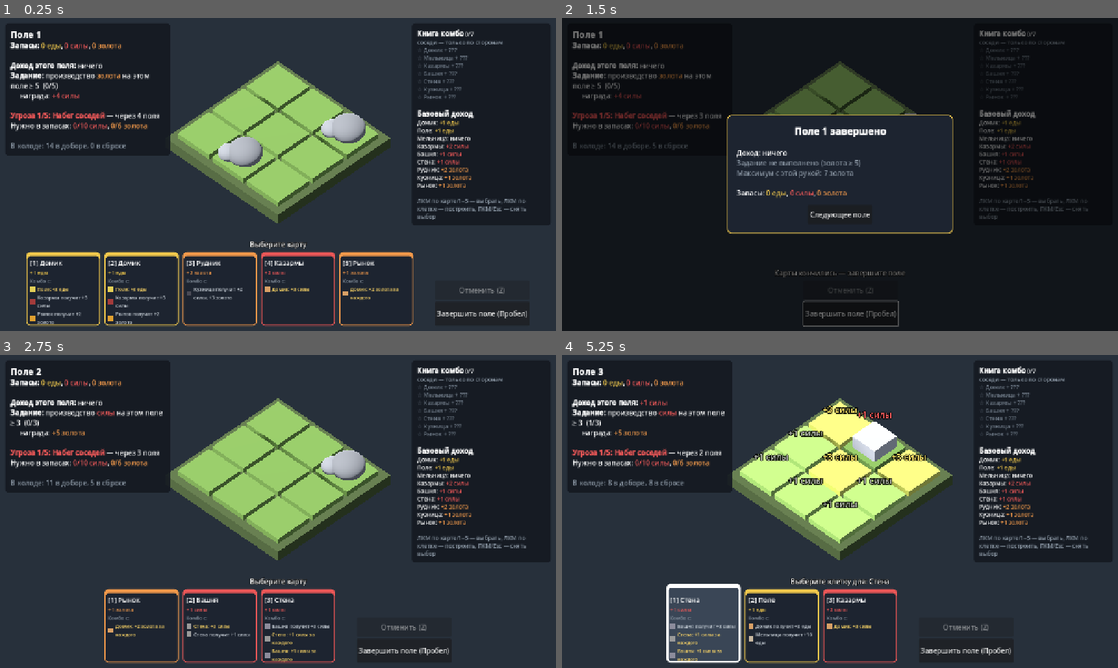
Above: before the commit, frames 1-4 (two rows, left to right).
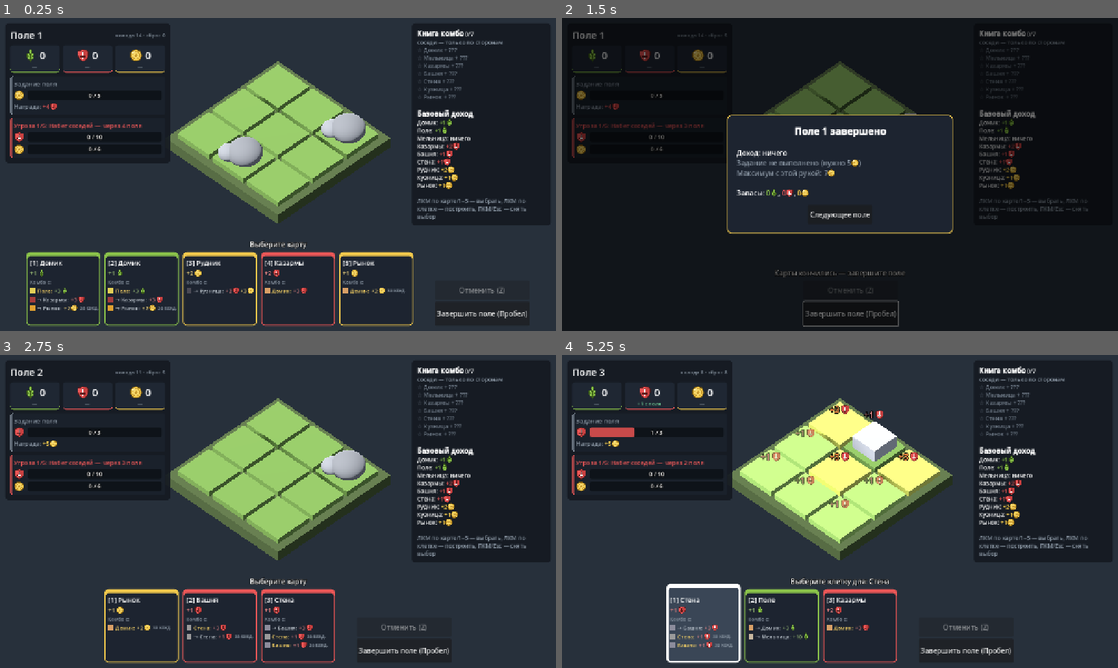
Above: after the commit, the same moments.

Repository: Klenart064/TinyBuilder
Game: Godot game, scene res://scenes/main.tscn
Two runs of this game, one before a commit and one after it. Both use one fixed random seed, a clock stepped at 60 frames per second and the inputs below.
Inputs (mouse positions are in pixels of both pictures, inside the frame that each line leads up to):
- Up to frame 1 (0.25 s): no input
- Up to frame 2 (1.5 s): click "Завершить поле (Пробел)" at 0.5 s; click "Завершить поле (Пробел)" at 1.25 s
- Up to frame 3 (2.75 s): click "Следующее поле" at 2 s
- Up to frame 4 (5.25 s): click "Завершить поле (Пробел)" at 2.75 s; click "Завершить поле (Пробел)" at 3.5 s; click "Следующее поле" at 4.25 s; click (701, 627) at 5.02 s

The runs differ from the first frame. In frame 1, 6.1% of the frame differs, in the area x 1-85%, y 4-99%; in frame 2, 2.8%; in frame 3, 4.6%; in frame 4, 6.0%.

Commit message:
Цветные иконки ресурсов и новое левое меню
- Иконки еды, силы и золота (SVG) вместо слов: карты, подсказки,
  книга комбо, итоги поля, доход над зданиями и вылетающие числа
- Левое меню: запасы крупными иконками с доходом поля,
  задание и угроза с полосками прогресса
- docs/ исключена из импорта Godot (.gdignore), чтобы не было лишних файлов

Co-Authored-By: Claude Opus 5.5 <noreply@anthropic.com>
Claude-Session: https://claude.ai/code/session_01GWFi4eaZ7XRnLVUahxvcUG

Diff:
--- /dev/null
+++ b/assets/icons/food.svg
@@ -0,0 +1,10 @@
+<svg xmlns="http://www.w3.org/2000/svg" width="64" height="64" viewBox="0 0 64 64">
+  <path d="M32 61 V16" stroke="#3d5f17" stroke-width="5" stroke-linecap="round"/>
+  <g fill="#8bc34a" stroke="#3d5f17" stroke-width="2.5">
+    <ellipse cx="24" cy="44" rx="6.5" ry="10" transform="rotate(-35 24 44)"/>
+    <ellipse cx="40" cy="44" rx="6.5" ry="10" transform="rotate(35 40 44)"/>
+    <ellipse cx="24" cy="31" rx="6.5" ry="10" transform="rotate(-35 24 31)"/>
+    <ellipse cx="40" cy="31" rx="6.5" ry="10" transform="rotate(35 40 31)"/>
+    <ellipse cx="32" cy="14" rx="6.5" ry="11"/>
+  </g>
+</svg>
--- /dev/null
+++ b/assets/icons/force.svg
@@ -0,0 +1,9 @@
+<svg xmlns="http://www.w3.org/2000/svg" width="64" height="64" viewBox="0 0 64 64">
+  <path d="M32 4 L57 12 V30 C57 46 46 55 32 61 C18 55 7 46 7 30 V12 Z" fill="#eb5757" stroke="#5a1a1a" stroke-width="4" stroke-linejoin="round"/>
+  <path d="M32 4 L57 12 V30 C57 46 46 55 32 61 Z" fill="#c94141"/>
+  <g fill="#f4f4f4" stroke="#5a1a1a" stroke-width="2">
+    <path d="M29 14 H35 V38 H29 Z"/>
+    <path d="M21 37 H43 V42 H21 Z"/>
+    <path d="M29.5 42 H34.5 V50 H29.5 Z"/>
+  </g>
+</svg>
--- /dev/null
+++ b/assets/icons/gold.svg
@@ -0,0 +1,6 @@
+<svg xmlns="http://www.w3.org/2000/svg" width="64" height="64" viewBox="0 0 64 64">
+  <circle cx="32" cy="32" r="27" fill="#f2c94c" stroke="#7a5a10" stroke-width="4"/>
+  <circle cx="32" cy="32" r="18" fill="#f7d96b" stroke="#c99a2e" stroke-width="3"/>
+  <path d="M32 21 L35 29 L43 29 L36.5 34 L39 42 L32 37 L25 42 L27.5 34 L21 29 L29 29 Z" fill="#c99a2e"/>
+  <path d="M15 22 A20 20 0 0 1 26 12" stroke="#fff6cc" stroke-width="3" fill="none" stroke-linecap="round"/>
+</svg>
--- a/data/cards.json
+++ b/data/cards.json
@@ -1,9 +1,9 @@
 {
   "_help": "Здания и стартовая колода. yield — базовый доход здания. shape: box, flat, house, tower, mill, rock. color — цвет кубика.",
   "resources": {
-    "food":  { "name": "Еда",    "short": "еды",    "color": "#f2c94c" },
-    "force": { "name": "Сила",   "short": "силы",   "color": "#eb5757" },
-    "gold":  { "name": "Золото", "short": "золота", "color": "#f2994a" }
+    "food":  { "name": "Еда",    "short": "еды",    "color": "#8bc34a", "icon": "res://assets/icons/food.svg" },
+    "force": { "name": "Сила",   "short": "силы",   "color": "#eb5757", "icon": "res://assets/icons/force.svg" },
+    "gold":  { "name": "Золото", "short": "золота", "color": "#f2c94c", "icon": "res://assets/icons/gold.svg" }
   },
   "buildings": {
     "house":    { "name": "Домик",    "resource": "food",  "yield": { "food": 1 },  "shape": "house", "color": "#d9a066", "height": 0.45 },
--- a/scripts/view/main.gd
+++ b/scripts/view/main.gd
@@ -39,7 +39,7 @@
 var hover_partners: Array = []
 
 # UI
-var info_text: RichTextLabel
+var info_box: VBoxContainer
 var rules_text: RichTextLabel
 var hint_text: RichTextLabel
 var hand_box: HBoxContainer
@@ -48,7 +48,7 @@
 var overlay: Control
 var overlay_text: RichTextLabel
 var overlay_buttons: HBoxContainer
-var toast: Label
+var toast: RichTextLabel
 
 
 func _ready() -> void:
@@ -116,17 +116,10 @@
 		tiles.append(tile)
 		tile_materials.append(mat)
 
-		var lbl := Label3D.new()
-		lbl.billboard = BaseMaterial3D.BILLBOARD_ENABLED
-		lbl.no_depth_test = true
-		lbl.render_priority = 5
-		lbl.font_size = 34
-		lbl.outline_size = 14
-		lbl.outline_modulate = Color(0, 0, 0, 0.85)
-		lbl.pixel_size = 0.006
-		lbl.position = cell_pos(i) + Vector3(0, 1.05, 0)
-		add_child(lbl)
-		yield_labels.append(lbl)
+		var holder := Node3D.new()
+		holder.position = cell_pos(i) + Vector3(0, 1.05, 0)
+		add_child(holder)
+		yield_labels.append(holder)
 
 		building_nodes.append(null)
 		building_ids.append("")
@@ -322,30 +315,80 @@
 func _update_yield_labels() -> void:
 	var prod: Dictionary = run.production()
 	for i in Board.CELL_COUNT:
-		var y: Dictionary = prod["cells"][i]["yield"]
-		var lines := []
-		var col := Color.WHITE
-		for res in data.resources:
-			var v := int(y.get(res, 0))
-			if v != 0:
-				if lines.is_empty():
-					col = Color(data.resources[res]["color"])
-				lines.append("+%d %s" % [v, data.resources[res]["short"]])
-		if preview_by_cell.has(i):
-			var d: Dictionary = preview_by_cell[i]["delta"]
-			lines = []
-			for res in data.resources:
-				var v := int(d.get(res, 0))
-				if v != 0:
-					lines.append("%s%d %s" % ["+" if v > 0 else "", v, data.resources[res]["short"]])
-			col = Color(1, 0.9, 0.4, 0.95) if preview_by_cell[i]["combo"] else Color(1, 1, 1, 0.6)
-		yield_labels[i].text = "\n".join(lines)
-		yield_labels[i].modulate = col
+		var holder: Node3D = yield_labels[i]
+		for c in holder.get_children():
+			c.queue_free()
+		var amounts: Dictionary = prod["cells"][i]["yield"]
+		var tint := Color.WHITE
 		var h := 1.05
 		if preview_by_cell.has(i):
+			amounts = preview_by_cell[i]["delta"]
+			tint = Color(1, 0.9, 0.45) if preview_by_cell[i]["combo"] else Color(1, 1, 1, 0.65)
 			h = 1.6 if i == hover_cell else 0.45
-		yield_labels[i].position = cell_pos(i) + Vector3(0, h, 0)
+		holder.position = cell_pos(i) + Vector3(0, h, 0)
+		holder.add_child(_make_badge(amounts, 34, tint, 5))
 	_update_combo_links(prod)
+
+
+## Значок «+3 [иконка]» над клеткой: строка на ресурс, всегда смотрит в камеру.
+func _make_badge(amounts: Dictionary, font_size: int, tint: Color, priority: int) -> Node3D:
+	var root := Node3D.new()
+	var lines := []
+	for res in data.resources:
+		var v := int(amounts.get(res, 0))
+		if v != 0:
+			lines.append([res, v])
+	var line_h := font_size * 1.15
+	var top := (lines.size() - 1) * line_h / 2.0
+	for k in lines.size():
+		var res: String = lines[k][0]
+		var v: int = lines[k][1]
+		var y := top - k * line_h
+		var lbl := Label3D.new()
+		lbl.billboard = BaseMaterial3D.BILLBOARD_ENABLED
+		lbl.no_depth_test = true
+		lbl.render_priority = priority
+		lbl.outline_render_priority = priority - 1
+		lbl.font_size = font_size
+		lbl.outline_size = int(font_size * 0.4)
+		lbl.outline_modulate = Color(0, 0, 0, 0.85 * tint.a)
+		lbl.pixel_size = 0.006
+		lbl.text = "%s%d" % ["+" if v > 0 else "", v]
+		lbl.horizontal_alignment = HORIZONTAL_ALIGNMENT_RIGHT
+		lbl.offset = Vector2(-font_size * 0.05, y)
+		lbl.modulate = Color(Color(data.resources[res]["color"]).lerp(Color.WHITE, 0.35) * tint, tint.a)
+		root.add_child(lbl)
+		var spr := Sprite3D.new()
+		spr.texture = _icon(res)
+		spr.billboard = BaseMaterial3D.BILLBOARD_ENABLED
+		spr.no_depth_test = true
+		spr.render_priority = priority
+		spr.pixel_size = 0.006 * font_size * 1.1 / 64.0
+		spr.centered = true
+		# offset у Sprite3D — в пикселях текстуры
+		var k_px := 64.0 / (font_size * 1.1)
+		spr.offset = Vector2(font_size * 0.6 * k_px, y * k_px)
+		spr.modulate = Color(1, 1, 1, tint.a)
+		root.add_child(spr)
+	return root
+
+
+func _set_badge_alpha(root: Node3D, a: float) -> void:
+	for c in root.get_children():
+		if c is Label3D:
+			c.modulate.a = a
+			c.outline_modulate.a = 0.85 * a
+		elif c is Sprite3D:
+			c.modulate.a = a
+
+
+var _icon_cache: Dictionary = {}
+
+func _icon(res: String) -> Texture2D:
+	if not _icon_cache.has(res):
+		var path: String = data.resources.get(res, {}).get("icon", "")
+		_icon_cache[res] = load(path) if path != "" else null
+	return _icon_cache[res]
 
 
 ## Постоянные золотые дорожки между зданиями, у которых сработало комбо.
@@ -421,38 +464,24 @@
 		var names := []
 		for rule in data.combos:
 			if data.combo_id(rule) in fresh:
-				names.append(rule.get("text", ""))
-		_show_toast("Новое комбо в книге!\n" + "\n".join(names))
+				names.append(_combo_bb(rule))
+		_show_toast("[center][b]Новое комбо в книге![/b]\n" + "\n".join(names) + "[/center]")
 
 
 func _float_number(cell: int, amounts: Dictionary, delay: float, big: bool) -> void:
-	var lbl := Label3D.new()
-	lbl.billboard = BaseMaterial3D.BILLBOARD_ENABLED
-	lbl.no_depth_test = true
-	lbl.render_priority = 10
-	lbl.font_size = 64 if big else 44
-	lbl.outline_size = 18
-	lbl.outline_modulate = Color(0, 0, 0, 0.9)
-	lbl.pixel_size = 0.006
-	var lines := []
-	var col := Color.WHITE
-	for res in amounts:
-		if lines.is_empty():
-			col = Color(data.resources[res]["color"])
-		lines.append("%s%d %s" % ["+" if amounts[res] > 0 else "", amounts[res], data.resources[res]["short"]])
-	lbl.text = "\n".join(lines)
-	lbl.modulate = Color(col, 0.0)
+	var badge := _make_badge(amounts, 60 if big else 44, Color.WHITE, 10)
 	var start := cell_pos(cell) + Vector3(0, 0.9, 0)
-	lbl.position = start
-	add_child(lbl)
+	badge.position = start
+	_set_badge_alpha(badge, 0.0)
+	add_child(badge)
 	var t := create_tween()
 	t.tween_interval(delay)
-	t.tween_property(lbl, "modulate:a", 1.0, 0.08)
-	t.parallel().tween_property(lbl, "scale", Vector3.ONE * (1.35 if big else 1.1), 0.12).from(Vector3.ONE * 0.5)
-	t.tween_property(lbl, "scale", Vector3.ONE, 0.15)
-	t.parallel().tween_property(lbl, "position", start + Vector3(0, 1.2, 0), 1.2).set_ease(Tween.EASE_OUT).set_trans(Tween.TRANS_CUBIC)
-	t.parallel().tween_property(lbl, "modulate:a", 0.0, 0.5).set_delay(0.8)
-	t.tween_callback(lbl.queue_free)
+	t.tween_method(func(a): _set_badge_alpha(badge, a), 0.0, 1.0, 0.08)
+	t.parallel().tween_property(badge, "scale", Vector3.ONE * (1.35 if big else 1.1), 0.12).from(Vector3.ONE * 0.5)
+	t.tween_property(badge, "scale", Vector3.ONE, 0.15)
+	t.parallel().tween_property(badge, "position", start + Vector3(0, 1.2, 0), 1.2).set_ease(Tween.EASE_OUT).set_trans(Tween.TRANS_CUBIC)
+	t.parallel().tween_method(func(a): _set_badge_alpha(badge, a), 1.0, 0.0, 0.5).set_delay(0.8)
+	t.tween_callback(badge.queue_free)
 
 
 func _flash_link(a: int, b: int) -> void:
@@ -501,7 +530,9 @@
 	# Левая панель: поле, задание, угроза, запасы
 	var left := _panel(root, 380)
 	left.position = Vector2(12, 12)
-	info_text = _rich(left)
+	info_box = VBoxContainer.new()
+	info_box.add_theme_constant_override("separation", 8)
+	left.add_child(info_box)
 
 	# Правая панель: правила комбо
 	var right := _panel(root, 320)
@@ -597,17 +628,127 @@
 	v.add_child(overlay_buttons)
 	overlay.visible = false
 
-	toast = Label.new()
-	toast.set_anchors_and_offsets_preset(Control.PRESET_CENTER_TOP, Control.PRESET_MODE_MINSIZE, 24)
+	toast = RichTextLabel.new()
+	toast.bbcode_enabled = true
+	toast.fit_content = true
+	toast.scroll_active = false
+	toast.custom_minimum_size = Vector2(520, 0)
+	toast.set_anchors_and_offsets_preset(Control.PRESET_CENTER_TOP, Control.PRESET_MODE_MINSIZE, 20)
 	toast.grow_horizontal = Control.GROW_DIRECTION_BOTH
-	toast.horizontal_alignment = HORIZONTAL_ALIGNMENT_CENTER
 	toast.mouse_filter = Control.MOUSE_FILTER_IGNORE
-	toast.add_theme_font_size_override("font_size", 20)
-	toast.add_theme_color_override("font_color", Color("#ffd866"))
+	toast.add_theme_font_size_override("normal_font_size", 20)
+	toast.add_theme_font_size_override("bold_font_size", 20)
+	toast.add_theme_color_override("default_color", Color("#ffd866"))
 	toast.add_theme_constant_override("outline_size", 8)
 	toast.add_theme_color_override("font_outline_color", Color.BLACK)
 	toast.visible = false
 	root.add_child(toast)
+
+
+func _label(text: String, size: int, color: Color) -> Label:
+	var l := Label.new()
+	l.text = text
+	l.add_theme_font_size_override("font_size", size)
+	l.add_theme_color_override("font_color", color)
+	return l
+
+
+func _rich_line(bb: String) -> RichTextLabel:
+	var r := RichTextLabel.new()
+	r.bbcode_enabled = true
+	r.fit_content = true
+	r.scroll_active = false
+	r.autowrap_mode = TextServer.AUTOWRAP_OFF
+	r.add_theme_font_size_override("normal_font_size", 14)
+	r.text = bb
+	return r
+
+
+func _box(bg: Color, border: Color, radius: int) -> StyleBoxFlat:
+	var sb := StyleBoxFlat.new()
+	sb.bg_color = bg
+	sb.border_color = border
+	sb.border_width_bottom = 3
+	sb.set_corner_radius_all(radius)
+	sb.set_content_margin_all(6)
+	return sb
+
+
+func _icon_rect(res: String, size: int) -> TextureRect:
+	var tr := TextureRect.new()
+	tr.texture = _icon(res)
+	tr.expand_mode = TextureRect.EXPAND_IGNORE_SIZE
+	tr.stretch_mode = TextureRect.STRETCH_KEEP_ASPECT_CENTERED
+	tr.custom_minimum_size = Vector2(size, size)
+	tr.size_flags_vertical = Control.SIZE_SHRINK_CENTER
+	tr.mouse_filter = Control.MOUSE_FILTER_IGNORE
+	return tr
+
+
+## Блок с заголовком. Возвращает VBox для содержимого (его родитель — сам блок).
+func _section(title: String, color: Color) -> VBoxContainer:
+	var p := PanelContainer.new()
+	var sb := StyleBoxFlat.new()
+	sb.bg_color = Color("#1a212b")
+	sb.border_color = color
+	sb.border_width_left = 3
+	sb.set_corner_radius_all(4)
+	sb.set_content_margin_all(8)
+	p.add_theme_stylebox_override("panel", sb)
+	var v := VBoxContainer.new()
+	v.add_theme_constant_override("separation", 4)
+	var l := _label(title, 14, color)
+	l.autowrap_mode = TextServer.AUTOWRAP_WORD_SMART
+	v.add_child(l)
+	p.add_child(v)
+	return v
+
+
+## [иконка] [полоска прогресса с «have / need»]
+func _progress_row(res: String, have: int, need: int, done: bool) -> HBoxContainer:
+	var row := HBoxContainer.new()
+	row.add_theme_constant_override("separation", 8)
+	row.add_child(_icon_rect(res, 24))
+	var bar := ProgressBar.new()
+	bar.show_percentage = false
+	bar.max_value = maxi(need, 1)
+	bar.value = mini(have, need)
+	bar.custom_minimum_size = Vector2(0, 22)
+	bar.size_flags_horizontal = Control.SIZE_EXPAND_FILL
+	bar.size_flags_vertical = Control.SIZE_SHRINK_CENTER
+	var bg := StyleBoxFlat.new()
+	bg.bg_color = Color("#0e1319")
+	bg.set_corner_radius_all(4)
+	var fill := StyleBoxFlat.new()
+	fill.bg_color = Color(_res_color(res)).darkened(0.15)
+	fill.set_corner_radius_all(4)
+	bar.add_theme_stylebox_override("background", bg)
+	bar.add_theme_stylebox_override("fill", fill)
+	var txt := _label("%d / %d%s" % [have, need, "  ✔" if done else ""], 13, Color.WHITE)
+	txt.set_anchors_and_offsets_preset(Control.PRESET_FULL_RECT)
+	txt.horizontal_alignment = HORIZONTAL_ALIGNMENT_CENTER
+	txt.vertical_alignment = VERTICAL_ALIGNMENT_CENTER
+	txt.add_theme_constant_override("outline_size", 5)
+	txt.add_theme_color_override("font_outline_color", Color.BLACK)
+	bar.add_child(txt)
+	row.add_child(bar)
+	return row
+
+
+## Строка «+3 [иконка] +2 [иконка]» для карточек.
+func _amount_row(amounts: Dictionary, size: int) -> HBoxContainer:
+	var row := HBoxContainer.new()
+	row.mouse_filter = Control.MOUSE_FILTER_IGNORE
+	row.add_theme_constant_override("separation", 2)
+	for res in data.resources:
+		var v := int(amounts.get(res, 0))
+		if v == 0:
+			continue
+		var l := _label("%s%d" % ["+" if v > 0 else "", v], size, Color(_res_color(res)).lerp(Color.WHITE, 0.3))
+		l.mouse_filter = Control.MOUSE_FILTER_IGNORE
+		row.add_child(l)
+		row.add_child(_icon_rect(res, size + 4))
+	return row
 
 
 func _panel(parent: Control, width: float) -> PanelContainer:
@@ -648,6 +789,26 @@
 
 
 ## Ресурсы цветным текстом: «[color]12 еды[/color], ...»
+## Иконка ресурса внутри RichTextLabel.
+func _img(res: String, size: int = 18) -> String:
+	return "[img=%dx%d]%s[/img]" % [size, size, data.resources.get(res, {}).get("icon", "")]
+
+
+## Комбо значками: «Домик + Поле → +3 [иконка]».
+func _combo_bb(rule: Dictionary) -> String:
+	var names := []
+	for n in data.neighbor_list(rule):
+		names.append(data.building_name(n))
+	var partner := "/".join(names)
+	var cnt := int(rule.get("min", 1))
+	if cnt > 1 and not rule.get("per", false):
+		partner = "%d× %s" % [cnt, partner]
+	var s := "%s + %s → %s" % [data.building_name(rule["building"]), partner, _fmt(rule.get("bonus", {}), true)]
+	if rule.get("per", false):
+		s += " за каждого"
+	return s
+
+
 func _fmt(amounts: Dictionary, plus: bool = false, show_zero: bool = false) -> String:
 	var parts := []
 	for res in data.resources:
@@ -656,7 +817,7 @@
 		var v := int(amounts.get(res, 0))
 		if v == 0 and not show_zero:
 			continue
-		parts.append("[color=%s]%s%d %s[/color]" % [_res_color(res), "+" if plus and v > 0 else "", v, data.resources[res]["short"]])
+		parts.append("[color=%s]%s%d[/color]%s" % [_res_color(res), "+" if plus and v > 0 else "", v, _img(res)])
 	return ", ".join(parts) if not parts.is_empty() else "ничего"
 
 
@@ -675,37 +836,70 @@
 
 
 func _refresh_info() -> void:
+	for c in info_box.get_children():
+		info_box.remove_child(c)
+		c.queue_free()
 	var total: Dictionary = run.production()["total"]
+
+	# Заголовок
+	var head := HBoxContainer.new()
+	head.add_child(_label("Поле %d" % run.field_number, 22, Color.WHITE))
+	var sp := Control.new()
+	sp.size_flags_horizontal = Control.SIZE_EXPAND_FILL
+	head.add_child(sp)
+	head.add_child(_label("колода %d · сброс %d" % [run.deck.draw_pile.size(), run.deck.discard_pile.size()], 12, Color("#8a96a3")))
+	info_box.add_child(head)
+
+	# Запасы: большая иконка, число, сколько даст это поле
+	var res_row := HBoxContainer.new()
+	res_row.add_theme_constant_override("separation", 8)
+	for res in data.resources:
+		var chip := PanelContainer.new()
+		chip.size_flags_horizontal = Control.SIZE_EXPAND_FILL
+		chip.add_theme_stylebox_override("panel", _box(Color("#1f2733"), Color(_res_color(res)), 6))
+		var v := VBoxContainer.new()
+		v.alignment = BoxContainer.ALIGNMENT_CENTER
+		v.add_theme_constant_override("separation", 0)
+		var row := HBoxContainer.new()
+		row.alignment = BoxContainer.ALIGNMENT_CENTER
+		row.add_theme_constant_override("separation", 6)
+		row.add_child(_icon_rect(res, 30))
+		row.add_child(_label(str(int(run.stock.get(res, 0))), 24, Color.WHITE))
+		v.add_child(row)
+		var inc := int(total.get(res, 0))
+		var inc_lbl := _label("+%d с поля" % inc if inc > 0 else "—", 12, Color("#6fcf97") if inc > 0 else Color("#5b6672"))
+		inc_lbl.horizontal_alignment = HORIZONTAL_ALIGNMENT_CENTER
+		v.add_child(inc_lbl)
+		chip.add_child(v)
+		res_row.add_child(chip)
+	info_box.add_child(res_row)
+
+	# Задание поля
 	var g: Dictionary = run.goal
 	var progress := int(total.get(g["resource"], 0))
-	var done := progress >= int(g["target"])
+	var goal_box := _section("Задание поля", Color("#6fcf97") if progress >= int(g["target"]) else Color("#8a96a3"))
+	goal_box.add_child(_progress_row(g["resource"], progress, int(g["target"]), progress >= int(g["target"])))
+	goal_box.add_child(_rich_line("[color=#8a96a3]Награда:[/color] %s" % _fmt(g["reward"], true)))
+	info_box.add_child(goal_box.get_parent())
+
+	# Угроза
 	var t: Dictionary = run.current_threat()
-	var s := "[b][font_size=20]Поле %d[/font_size][/b]\n" % run.field_number
-	s += "[b]Запасы:[/b] %s\n\n" % _fmt(run.stock, false, true)
-	s += "[b]Доход этого поля:[/b] %s\n" % _fmt(total, true)
-	s += "[b]Задание:[/b] производство [color=%s]%s[/color] на этом поле ≥ %d  (%d/%d) %s\n" % [
-		_res_color(g["resource"]), data.resources[g["resource"]]["short"], g["target"], progress, g["target"],
-		"[color=#6fcf97]✔[/color]" if done else ""]
-	s += "     награда: %s\n\n" % _fmt(g["reward"], true)
 	if not t.is_empty():
+		var n: int = run.fields_until_threat
+		var when := "после этого поля!" if n == 1 else "через %d %s" % [n, _plural(n, "поле", "поля", "полей")]
+		var tb := _section("Угроза %d/%d: %s — %s" % [run.threat_index + 1, data.run["threats"].size(), t["name"], when], Color("#eb5757"))
 		var need: Dictionary = t["need"]
-		var parts := []
 		for res in need:
 			var have := int(run.stock.get(res, 0))
-			var ok := have >= int(need[res])
-			parts.append("[color=%s]%d/%d %s[/color]%s" % [_res_color(res), have, need[res], data.resources[res]["short"], " ✔" if ok else ""])
-		var when := "после этого поля!" if run.fields_until_threat == 1 else "через %d %s" % [run.fields_until_threat, _plural(run.fields_until_threat, "поле", "поля", "полей")]
-		s += "[b][color=#eb5757]Угроза %d/%d: %s[/color][/b] — %s\n" % [run.threat_index + 1, data.run["threats"].size(), t["name"], when]
-		s += "Нужно в запасах: %s\n" % ", ".join(parts)
-	s += "\n[color=#8a96a3]В колоде: %d в доборе, %d в сбросе[/color]" % [run.deck.draw_pile.size(), run.deck.discard_pile.size()]
-	info_text.text = s
+			tb.add_child(_progress_row(res, have, int(need[res]), have >= int(need[res])))
+		info_box.add_child(tb.get_parent())
 
 	var known := 0
 	var book_lines := ""
 	for rule in data.combos:
 		if book.is_known(data.combo_id(rule)):
 			known += 1
-			book_lines += "[color=#ffd866]★[/color] %s\n" % rule.get("text", "")
+			book_lines += "[color=#ffd866]★[/color] %s\n" % _combo_bb(rule)
 		else:
 			book_lines += "[color=#6b7683]☆ %s + ???[/color]\n" % data.building_name(rule["building"])
 	var r := "[b]Книга комбо[/b] %d/%d\n[color=#8a96a3]соседи — только по сторонам[/color]\n" % [known, data.combos.size()]
@@ -762,7 +956,10 @@
 
 	var title := _card_label("[%d] %s" % [i + 1, b["name"]], 15, Color.WHITE)
 	v.add_child(title)
-	v.add_child(_card_label(data.format_amounts(b.get("yield", {})) if not b.get("yield", {}).is_empty() else "сама ничего", 12, res_col))
+	if b.get("yield", {}).is_empty():
+		v.add_child(_card_label("сама ничего", 12, Color("#8a96a3")))
+	else:
+		v.add_child(_amount_row(b["yield"], 14))
 	var partners: Array = data.partners_of(id)
 	if not partners.is_empty():
 		v.add_child(_card_label("Комбо с:", 11, Color("#8a96a3")))
@@ -777,16 +974,20 @@
 		chip.mouse_filter = Control.MOUSE_FILTER_IGNORE
 		row.add_child(chip)
 		var rule: Dictionary = p["rule"]
-		var gain: String = data.format_amounts(rule["bonus"])
 		var txt: String
 		if p["as_partner"]:
-			txt = "%s получит %s" % [data.building_name(p["id"]), gain]
+			txt = "→ %s:" % data.building_name(p["id"])
 		else:
 			var cnt := int(rule.get("min", 1))
-			txt = "%s%s: %s%s" % [data.building_name(p["id"]), " ×%d" % cnt if cnt > 1 else "", gain, " за каждого" if rule.get("per", false) else ""]
-		var l := _card_label(txt, 11, Color("#ffd866") if not p["as_partner"] else Color("#c9d1d9"))
-		l.size_flags_horizontal = Control.SIZE_EXPAND_FILL
+			txt = "%s%s:" % ["%d× " % cnt if cnt > 1 and not rule.get("per", false) else "", data.building_name(p["id"])]
+		var l := _card_label(txt, 12, Color("#ffd866") if not p["as_partner"] else Color("#c9d1d9"))
+		l.autowrap_mode = TextServer.AUTOWRAP_OFF
 		row.add_child(l)
+		row.add_child(_amount_row(rule["bonus"], 12))
+		if rule.get("per", false):
+			var each := _card_label("за кажд.", 10, Color("#8a96a3"))
+			each.autowrap_mode = TextServer.AUTOWRAP_OFF
+			row.add_child(each)
 		v.add_child(row)
 	return btn
 
@@ -813,7 +1014,11 @@
 		else:
 			s = "Выберите клетку для: %s" % data.building_name(id)
 	elif hover_cell >= 0 and run.board.cells[hover_cell] != "":
-		var notes: Array = run.production()["cells"][hover_cell]["notes"]
+		var notes := []
+		for c in run.production()["cells"][hover_cell]["combos"]:
+			for rule in data.combos:
+				if data.combo_id(rule) == c["id"]:
+					notes.append("%s (%s)" % [_combo_bb(rule), _fmt(c["bonus"], true)])
 		s = data.building_name(run.board.cells[hover_cell])
 		if run.board.prebuilt[hover_cell]:
 			s += " (было на поле)"
@@ -908,13 +1113,13 @@
 	if rep["goal_done"]:
 		s += "[color=#6fcf97]Задание выполнено![/color] Награда: %s\n" % _fmt(g["reward"], true)
 	else:
-		s += "[color=#8a96a3]Задание не выполнено (%s ≥ %d)[/color]\n" % [data.resources[g["resource"]]["short"], g["target"]]
+		s += "[color=#8a96a3]Задание не выполнено (нужно %d%s)[/color]\n" % [g["target"], _img(g["resource"])]
 	if g.has("best"):
 		var got := int(rep["income"].get(g["resource"], 0))
 		if got >= int(g["best"]):
-			s += "[color=#ffd866]Идеальная раскладка! %d %s — максимум для этой руки[/color]\n" % [got, data.resources[g["resource"]]["short"]]
+			s += "[color=#ffd866]Идеальная раскладка! %d%s — максимум для этой руки[/color]\n" % [got, _img(g["resource"])]
 		else:
-			s += "[color=#8a96a3]Максимум с этой рукой: %d %s[/color]\n" % [g["best"], data.resources[g["resource"]]["short"]]
+			s += "[color=#8a96a3]Максимум с этой рукой: %d%s[/color]\n" % [g["best"], _img(g["resource"])]
 	if rep.has("threat"):
 		var t: Dictionary = rep["threat"]
 		if rep["threat_passed"]:
Not shown, changed: assets/icons/food.svg.import
Not shown, added: assets/icons/force.svg.import
Not shown, added: assets/icons/gold.svg.import
Not shown, added: docs/.gdignore
Binary file changed: docs/screenshot.png
